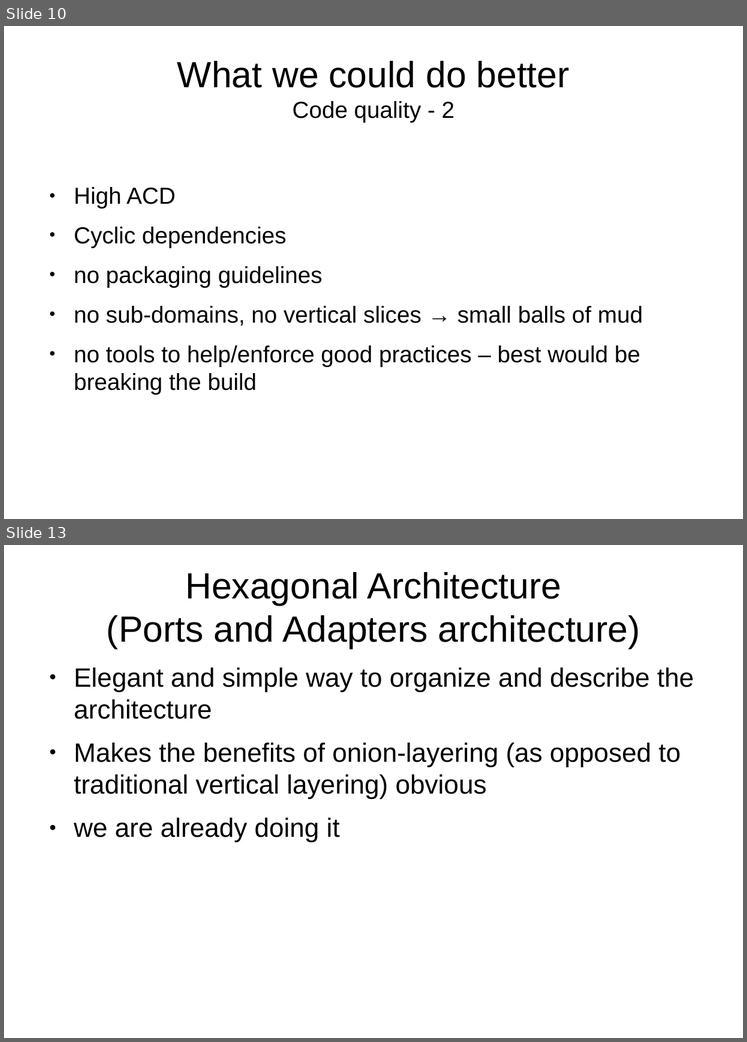
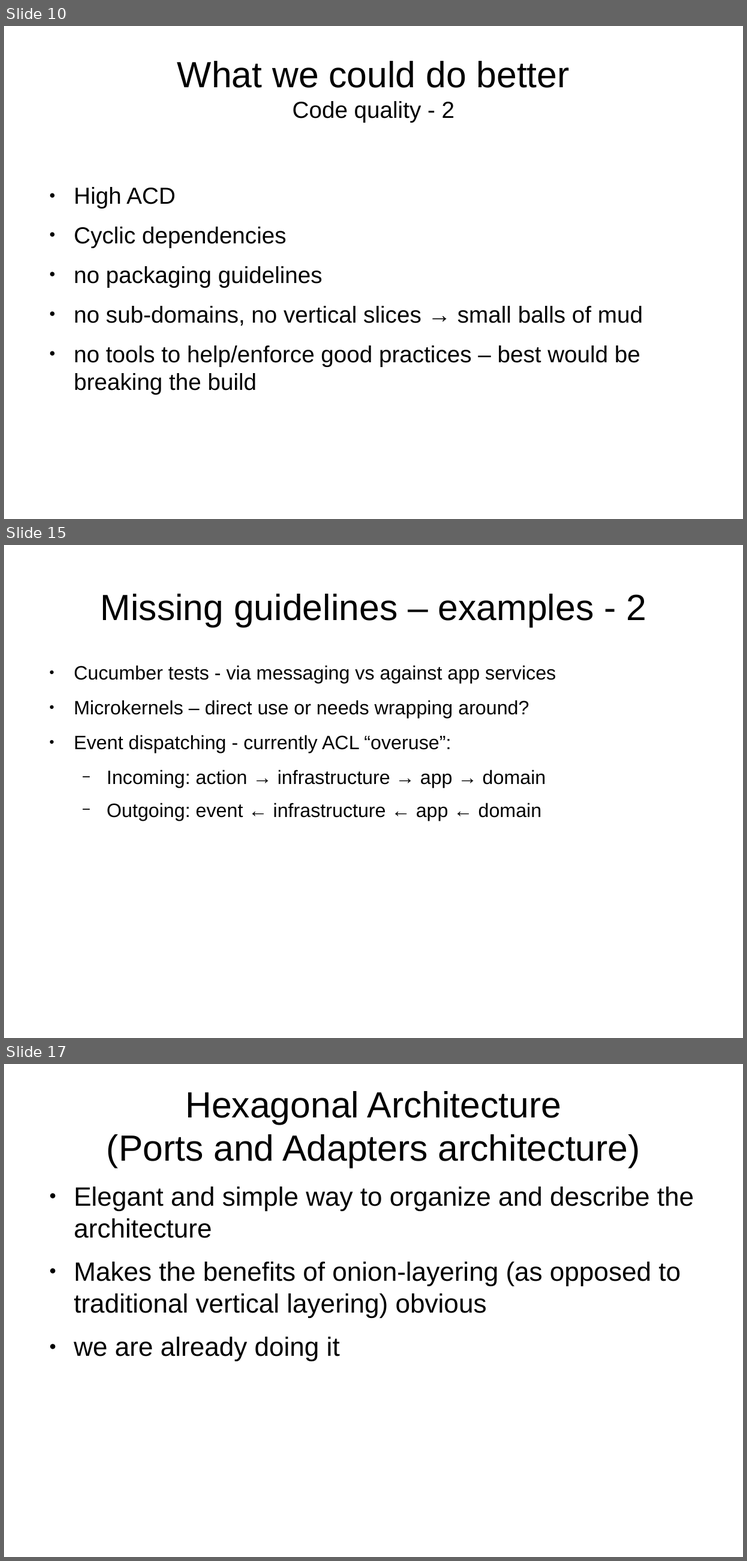
Before and after one commit to matemagyari/principle, a slide deck: DDDInPoker.odp. Shown one above the other, each under a label of ours: slides 10 and 13 before the commit, slides 10, 15 and 17 after it; the slides between them are not shown. The pictures are 747x1042 and 747x1561 pixels, drawn with LibreOffice and Linux fonts; fonts in the diff are those of the drawing. Boxes give left, top, right and bottom in pixels: in the first picture for what was removed or moved away, otherwise in the second. Text is boxed around its words. In the diff, an @@ line names an element or a change of style, - is before the commit and + after.

```diff
--- a/DDDInPoker.odp
+++ b/DDDInPoker.odp
@@ slide 15 added at (x1=4, y1=545, x2=743, y2=1038), background #FFFFFF @@
@@ title added at (x1=101, y1=594, x2=647, y2=627), 37.7 pt, text #000000 @@
+Missing guidelines – examples - 2
@@ text added at (x1=74, y1=665, x2=556, y2=820), 20 pt, text #000000 @@
+● Cucumber tests - via messaging vs against app services
+● Microkernels – direct use or needs wrapping around?
+● Event dispatching - currently ACL “overuse”:
+  − Incoming: action → infrastructure → app → domain
+  − Outgoing: event ← infrastructure ← app ← domain
@@ what was slide 13 is now slide 17 @@
```
Also in this commit, not shown: 5 slides changed, 5 other slides added.
